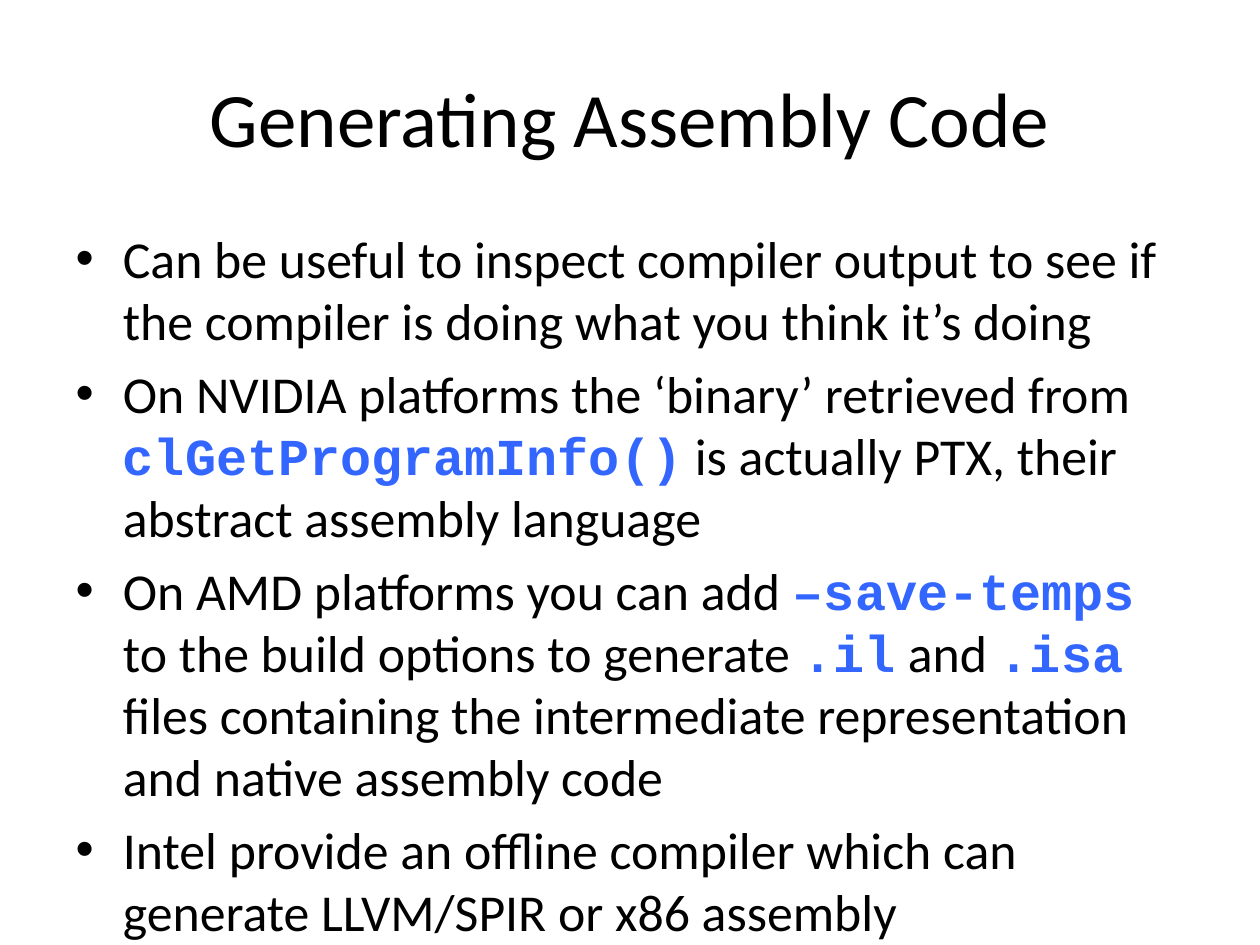
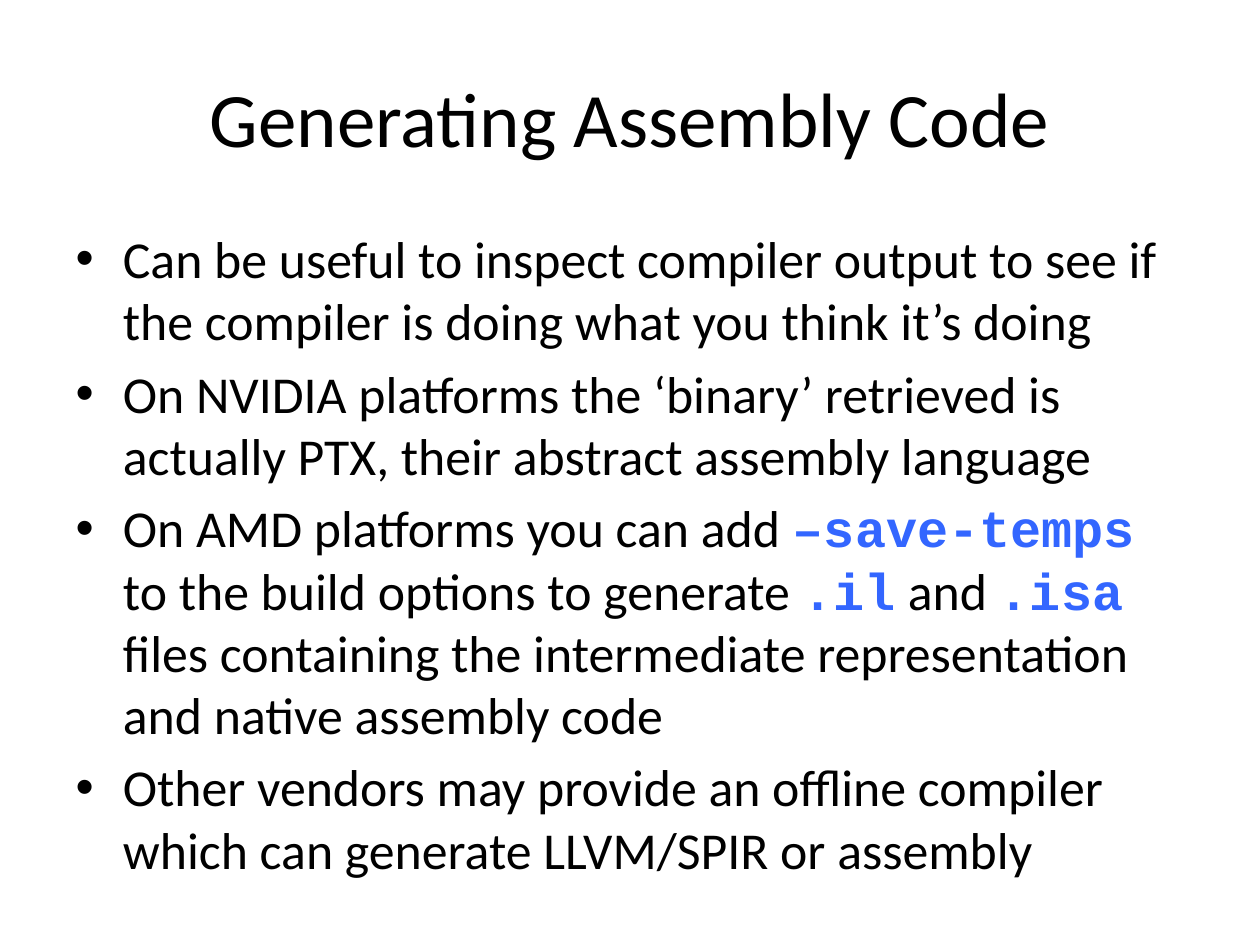
Before and after one commit to UoB-HPC/opencl-training-code, a slide deck: slide 11 of slides/advanced_part2.pptx. Drawn at 1260x945 pixels with LibreOffice and Linux fonts; fonts in the diff are those of the drawing. Boxes give left, top, right and bottom in pixels: in the first picture for what was removed or moved away, otherwise in the second. Text is boxed around its words. In the diff, an @@ line names an element or a change of style, - is before the commit and + after.

```diff
--- a/slides/advanced_part2.pptx
+++ b/slides/advanced_part2.pptx
@@ text at [123,376,1091,484]: text changed @@
-• On NVIDIA platforms the ‘binary’ retrieved from clGetProgramInfo() is actually PTX, their abstract assembly language
+• On NVIDIA platforms the ‘binary’ retrieved is actually PTX, their abstract assembly language
@@ text at [123,770,1103,815]: text changed @@
-• Intel provide an offline compiler which can generate LLVM/SPIR or x86 assembly
+• Other vendors may provide an offline compiler which can generate LLVM/SPIR or assembly
```
Also in this commit, not shown: 12 other slides changed.
